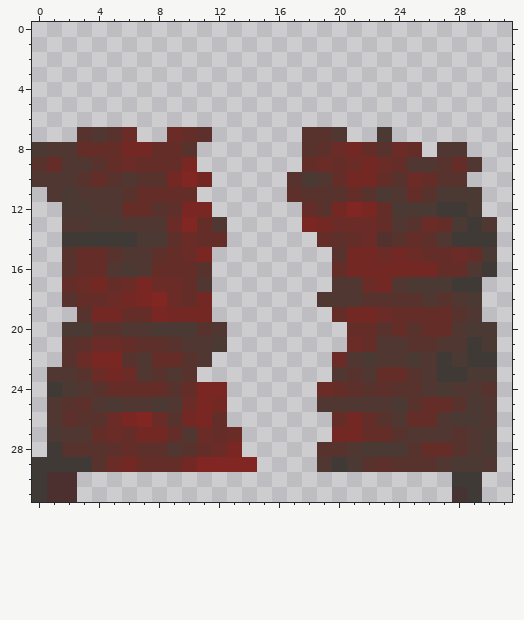
File history of a pixel-art sprite, Assets/Sprites/Environment/Burnt/BurntNightstand.png. Above is the file before it was changed.
The file is 32x32 pixels. Colours within 5 levels of each other are drawn and written as one.
New version:
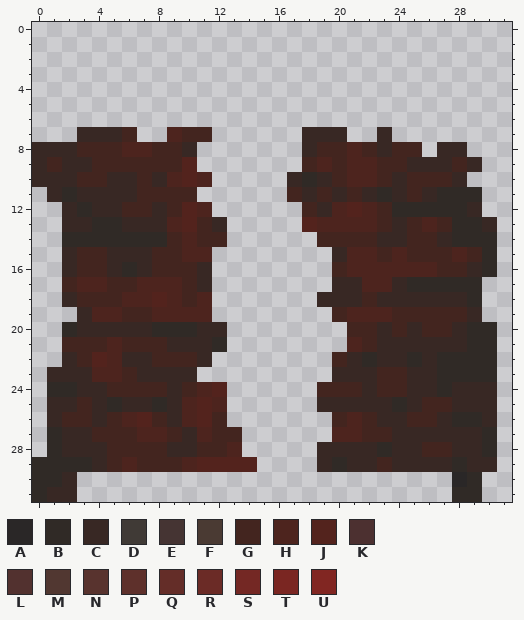
Palette (. is transparent): A #2a2727  B #302a26  C #382824  D #403a36  E #453433  F #4a3a33  G #43251f  H #4d241e  J #53231d  K #4c3030  L #52312f  M #513731  N #58332e  P #5e302b  Q #642d28  R #6b2b26  S #742824  T #7a2622  U #812622
The exact change:
@@ x 0..31 @@
  6 ................................
- 7 ...NMNR..RQP......NNM..F........
- 8 FMMQQQSSQQN.......NPRSQNRQ.MM...
- 9 NQMMNQRQQQT.......QRQRSRQMMNQM..
-10 MMMNQNMNNSUS.....NFMQSSQNRQNN...
-11 .MFMMMNQQQQ......PNNNQNFMQNFFF..
-12 ..FFMMQQNPTT......QNSUTQFFFDDF..
-13 ..MMFFMMMRUQM.....TSRRRQMNRQFDM.
-14 ..DDDDDFFPRQQ......QPQRLNQPMDDD.
-15 ..NQQNMMPQRT........NSSRSRQQRQF.
-16 ..NQQMFMQQQN........QSSSSSSQQMD.
-17 ..QRSQRTRRQM........MMRSMFFFDD..
-18 ..NQQRSTURQS.......MMMNNNNMNMF..
-19 ...NSSQQTSSS........QSSRQQQQNM..
-20 ..FFNNMMFFFNM........QQNQNQQMFF.
-21 ..NPRRQPPNMMF........RQMMNNMMDF.
-22 ..NRTTNMQQNM........RMFMMFMDFDD.
-23 .MMNRSRMNMN.........MNMQQNMDDFF.
-24 .DFMNQQQQNQTT......RQPNPNNMFMMN.
-25 .MNPMFMMFMRTS......MMMMMFNQQNFM.
-26 .MPNNRTURNSTQ.......QSQNMQQMFFM.
-27 .FMMQRQSSQMRQR......SSQQNMMMNMF.
-28 .DNNNPQPPMNQRT.....NNMFFFNQQNMF.
-29 DDDDNRSQQQSUUUU....MDFNPNNNMFFM.
-30 DKK.........................DD..
-31 DKK.........................ED..
+ 7 ...CCCG..HGG......CCC..C........
+ 8 CCCGGGHHGGC.......CGGHGCGG.CC...
+ 9 CGCCGGGGGGJ.......GHGHHGGCCCGC..
+10 CCCGGCCGCHJH.....CBCGHHGCGGGC...
+11 .CBCCCCGGGG......GCGCGCBCGCBBB..
+12 ..CBCCGGCGJH......GCHJHGBBBBBC..
+13 ..CCBBCCCHJGC.....JHHHHGCGHGBBC.
+14 ..BBBBBBBGHGG......GGGGCCGGCBBB.
+15 ..CGGCCCGGHH........CHHGHGGGHGB.
+16 ..CGGCBCGGGC........GHHHHHHGGCB.
+17 ..GHHGGHHHGC........CCHHCBBBBB..
+18 ..CGGGHHJHGH.......CCCGCCCCCCB..
+19 ...CHHGGHHHH........GHHHGGGGGC..
+20 ..BCCCCCBBBCC........GGCGCGGCBB.
+21 ..GGGHGGGCCCB........HGCCCCCCBB.
+22 ..CGJHCCGGGC........GCBCCBCBBBB.
+23 .CCCHHGCCCC.........CCCGGCCBBBB.
+24 .BBCCGGGGCGHJ......GGGCGGCCBCCC.
+25 .CCGCBCCBCHJH......CCCCCBCGGCCC.
+26 .CGGCGHJGCHJG.......GHGCCGGCBBC.
+27 .BCCGGGHHGCHGG......HHGGCCCCCCB.
+28 .BCCCGGGGCCGGH.....CCCCBCCGGCCB.
+29 BBBBCGHGGGHJJJJ....CBCCGCCCCBCC.
+30 BBC.........................AB..
+31 BCC.........................BB..
Changed places in both pictures, as pixel boxes (x1, y1, x2, y2):
changed: (32, 127, 497, 502)
